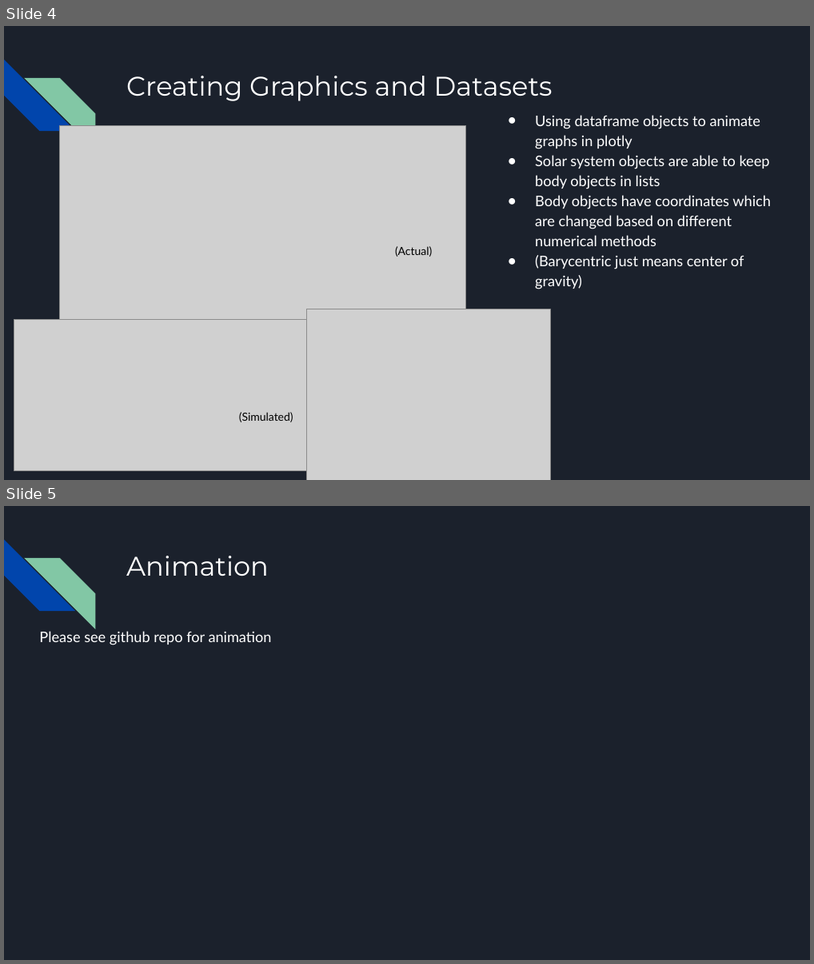
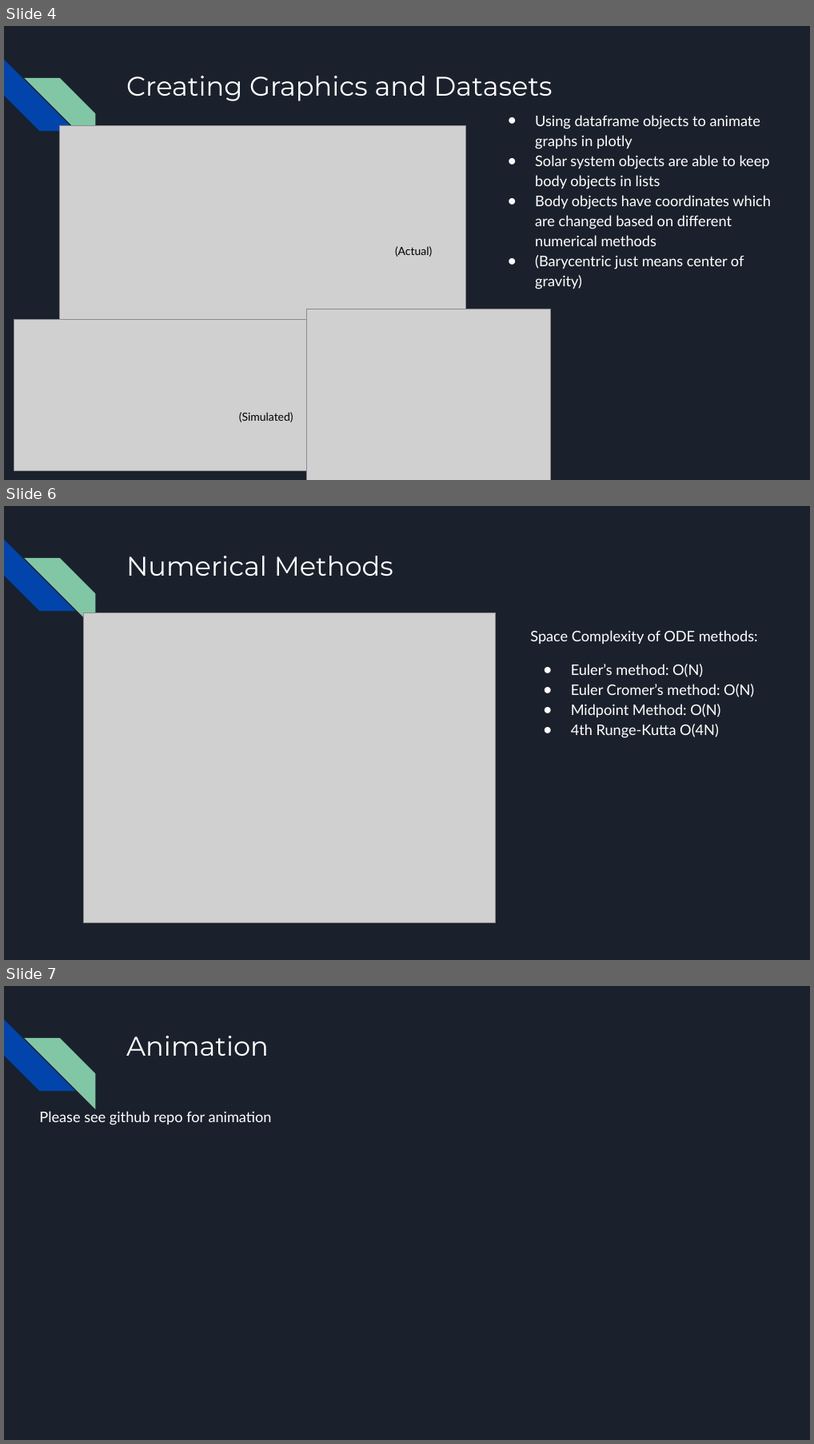
Before and after one commit to ZilD117/Final_Project, a slide deck: Final Presentation.pptx. Shown one above the other, each under a label of ours: slides 4 and 5 before the commit, slides 4, 6 and 7 after it; the slides between them are not shown. The pictures are 814x964 and 814x1444 pixels, drawn with LibreOffice and Linux fonts; fonts in the diff are those of the drawing; grey boxes stand for pictures. Boxes give left, top, right and bottom in pixels: in the first picture for what was removed or moved away, otherwise in the second. Text is boxed around its words. In the diff, an @@ line names an element or a change of style, - is before the commit and + after.

```diff
--- a/Final Presentation.pptx
+++ b/Final Presentation.pptx
@@ slide 6 added at box(4, 506, 810, 960), background #1B212C; not listed: 2 template elements that a slide beside it also shows @@
@@ title added at box(126, 556, 394, 576), 24 pt, text #FFFFFF @@
+Numerical Methods
@@ picture added at box(83, 613, 495, 923) @@
@@ text added at box(530, 630, 758, 738), 13 pt, text #FFFFFF @@
+Space Complexity of ODE methods:
+● Euler’s method: O(N)
+● Euler Cromer’s method: O(N)
+● Midpoint Method: O(N)
+● 4th Runge-Kutta O(4N)
@@ what was slide 5 is now slide 7 @@
```
Also in this commit, not shown: 2 slides changed, 2 other slides added.
